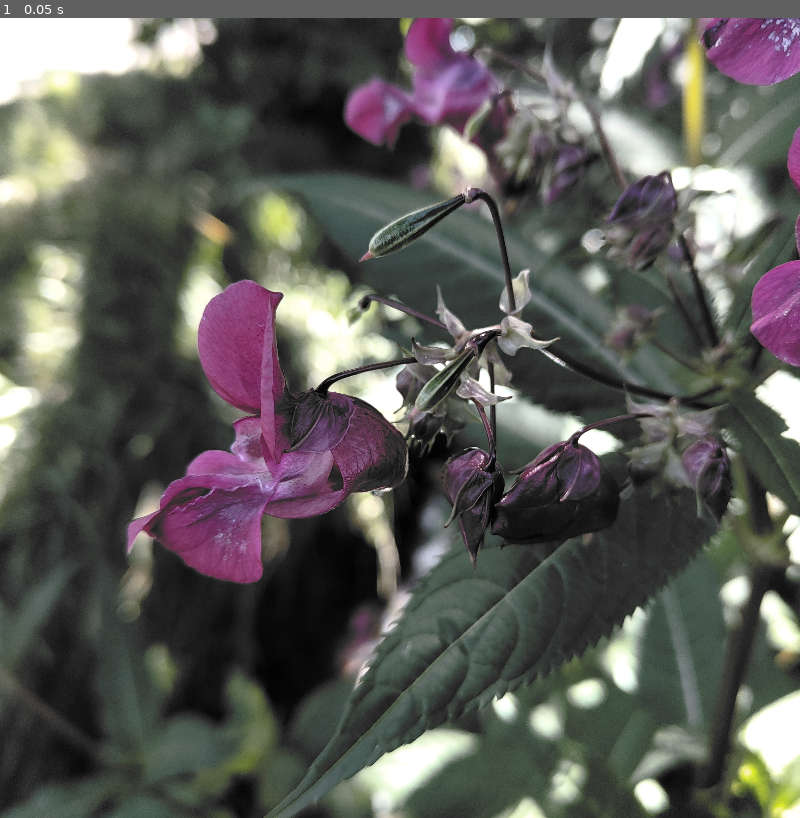
Above: before the commit, frame 1.
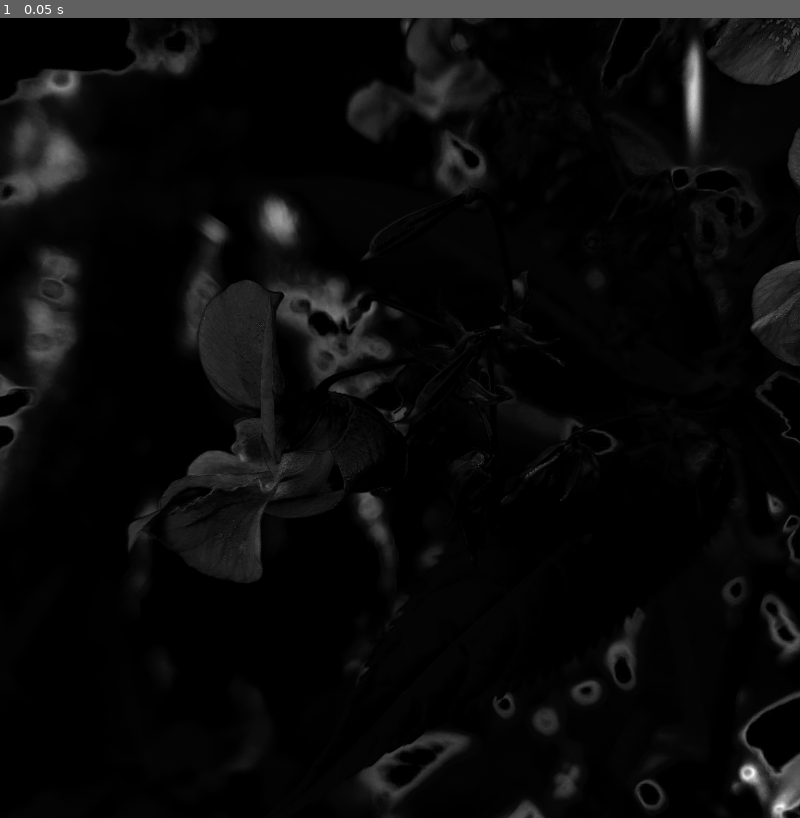
Above: after the commit, the same moment.

Repository: voidxptr/shaders
Game: Godot game, scene res://src/saturationMasking/saturation_masking.tscn
Same seed, same stepped clock (60 frames per second), same inputs: the game is played once before the commit and once after it. This scene is started directly instead of the project's main scene.
Inputs:
- Up to frame 1 (0.05 s): no input

The runs differ from the first frame. In frame 1, 94% of the frame differs, in the area x 0-100%, y 0-100%.

Commit message:
Long time no see, was ill, here's a saturation visualization I came up with on the fly.

Diff:
--- a/src/saturationMasking/saturation_masking.tscn
+++ b/src/saturationMasking/saturation_masking.tscn
@@ -1,7 +1,12 @@
-[gd_scene load_steps=4 format=3 uid="uid://6mucxttesmsk"]
+[gd_scene load_steps=6 format=3 uid="uid://6mucxttesmsk"]
 
 [ext_resource type="Shader" path="res://src/saturationMasking/saturation_masking.gdshader" id="1_1hp1r"]
+[ext_resource type="Shader" path="res://src/saturationMasking/visualize.gdshader" id="1_o3v1x"]
 [ext_resource type="Texture2D" uid="uid://bejch47m6txqv" path="res://src/testingImages/flowers.jpg" id="2_2pcnp"]
+
+[sub_resource type="ShaderMaterial" id="ShaderMaterial_25lfk"]
+shader = ExtResource("1_o3v1x")
+shader_parameter/mix_val = 0.0
 
 [sub_resource type="ShaderMaterial" id="ShaderMaterial_rwvj1"]
 shader = ExtResource("1_1hp1r")
@@ -22,6 +27,17 @@
 
 [node name="saturationMasking" type="Node2D"]
 
+[node name="Visualize" type="CanvasLayer" parent="."]
+layer = 2
+
+[node name="ColorRect" type="ColorRect" parent="Visualize"]
+material = SubResource("ShaderMaterial_25lfk")
+anchors_preset = 15
+anchor_right = 1.0
+anchor_bottom = 1.0
+grow_horizontal = 2
+grow_vertical = 2
+
 [node name="CanvasLayer" type="CanvasLayer" parent="."]
 
 [node name="shader" type="ColorRect" parent="CanvasLayer"]
--- /dev/null
+++ b/src/saturationMasking/visualize.gdshader
@@ -0,0 +1,47 @@
+shader_type canvas_item;
+
+uniform sampler2D SCREEEN_TEXTURE: hint_screen_texture;
+uniform float mix_val:hint_range(0.0, 1.0, 0.05) = 0.8;
+
+float avg(vec3 a)
+{
+	return (a.r + a.b + a.g) /3.0;
+}
+
+float get_saturation(vec3 color)
+{
+	float a = length(color - vec3(avg(color)));
+	a = pow(length(color), 2.0) * a;
+	return a;
+}
+
+float sampler_sat(sampler2D samp, vec2 uv)
+{
+	return get_saturation(texture(samp, uv).rgb);
+}
+
+float blured_sampler_sat(sampler2D samp, vec2 uv)
+{
+	vec2 pixel_size = 1.0 / vec2(textureSize(samp, 0));
+
+	float a = 0.0;
+	float c = 0.0;
+
+	for(int x = -2; x < 2; ++x)
+	{
+		for(int y = -2; y < 2; ++y)
+		{
+			a += sampler_sat(samp, uv + pixel_size * vec2(float(x), float(y)));
+			++c;
+		}
+	}
+
+	return a;
+}
+
+void fragment() {
+	COLOR.rgb = texture(SCREEEN_TEXTURE, UV).rgb;
+
+	COLOR.rgb = mix(vec3(sampler_sat(SCREEEN_TEXTURE, UV)), COLOR.rgb, mix_val);
+
+}
